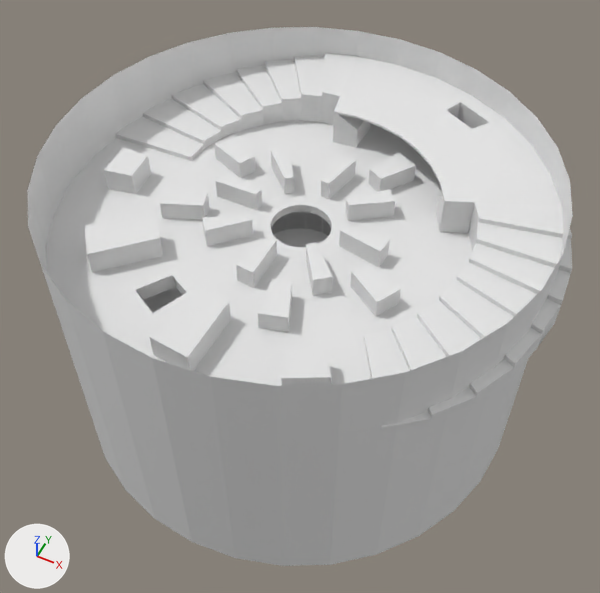
The Blender file Modeles/arena_map_blender.blend: old version first, new version second.
One viewpoint serves both versions: a 50 mm lens placed at (13.2, -26.4, 32.3), pointed at (0.3, -0.6, 0.1). Arrows for +X, +Y and +Z are at lower left; the lights stay in place.

In view in the first picture: 'Torus', 'left_stairs', 'map_border', 'map_skeleton', 'right_stairs', 'underground'.
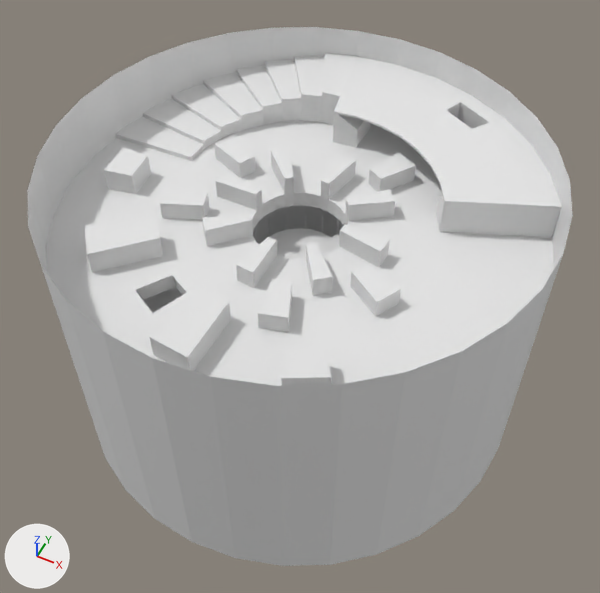
Where the change shows, as pixel boxes (x1, y1, x2, y2) in the pictures (600 x 593 px):
```json
{"object": "right_stairs", "change": "hidden", "before": [364, 202, 572, 431]}
{"object": "Torus", "change": "hidden", "before": [252, 193, 351, 262]}
```

The change, as JSON lines over the scene's bpy script:
```json
{"op": "add", "block": "ob_right_stairs", "code": "ob_right_stairs.hide_viewport = True"}
{"op": "add", "block": "ob_torus", "code": "ob_torus.hide_viewport = True"}
```
